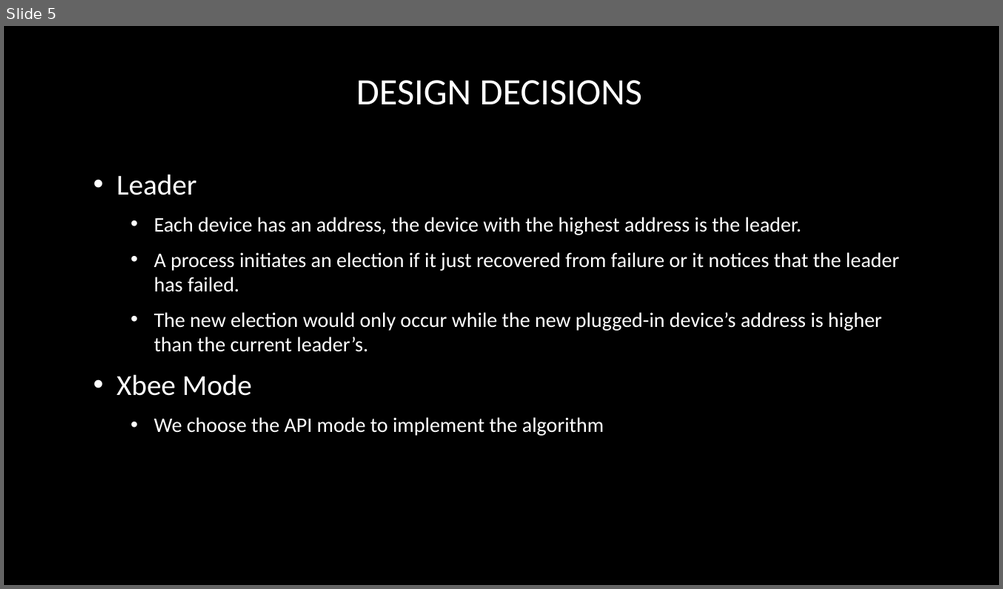
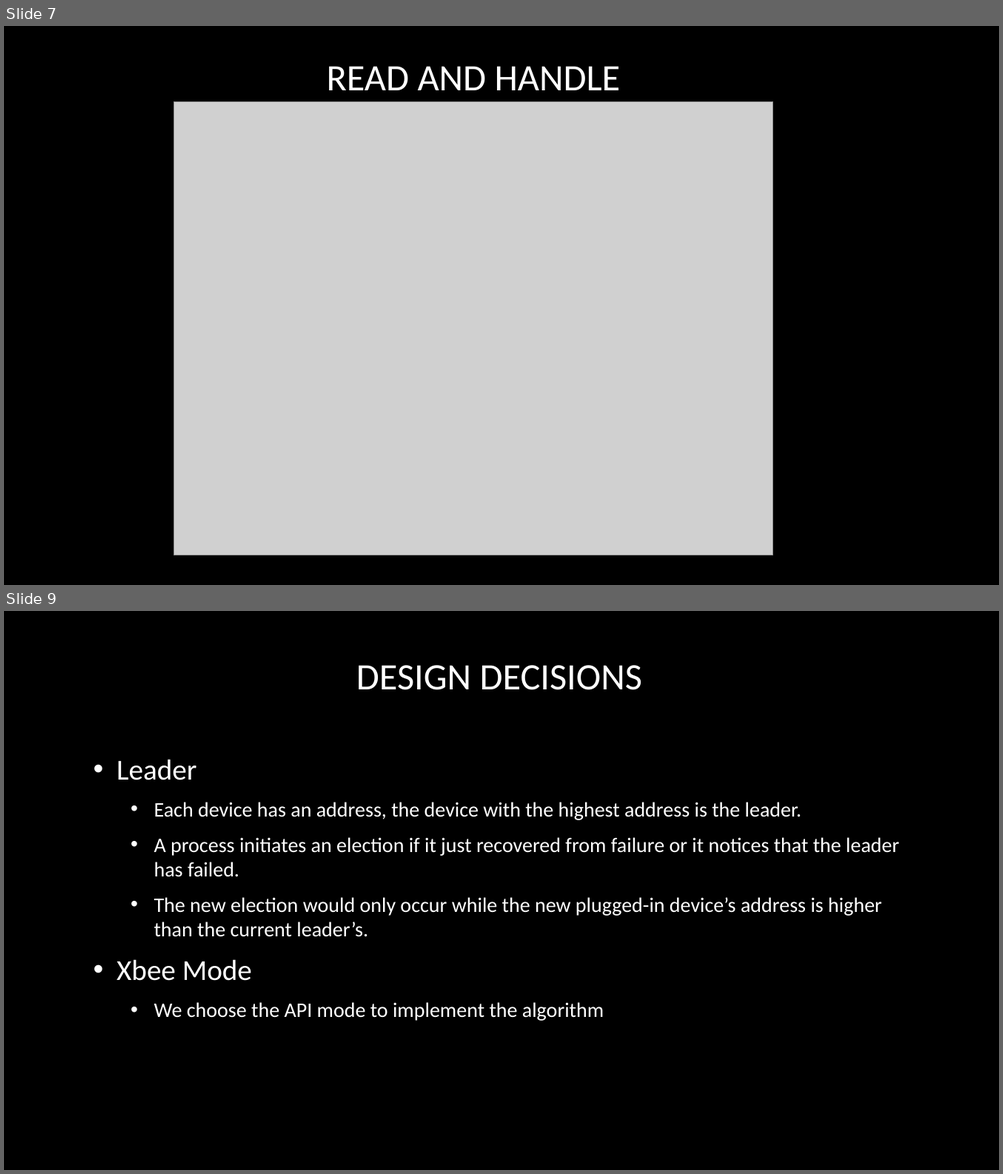
Before and after one commit to wilsonwang213/EC544-Group7, a slide deck: Challenge7/Challenge 7 PPT.pptx. Shown one above the other, each under a label of ours: slide 5 before the commit, slides 7 and 9 after it; the slides between them are not shown. The pictures are 1003x589 and 1003x1174 pixels, drawn with LibreOffice and Linux fonts; fonts in the diff are those of the drawing; grey boxes stand for pictures; background and template pictures are left out. Boxes give left, top, right and bottom in pixels: in the first picture for what was removed or moved away, otherwise in the second. Text is boxed around its words. In the diff, an @@ line names an element or a change of style, - is before the commit and + after.

```diff
--- a/Challenge7/Challenge 7 PPT.pptx
+++ b/Challenge7/Challenge 7 PPT.pptx
@@ slide 7 added at <box>4,26,999,585</box>, background picture (left out) @@
@@ title added at <box>327,66,620,90</box>, 36 pt, text #FFFFFF @@
+READ AND HANDLE
@@ picture added at <box>174,102,774,556</box> @@
@@ what was slide 5 is now slide 9 @@
```
Also in this commit, not shown: 3 other slides added.
